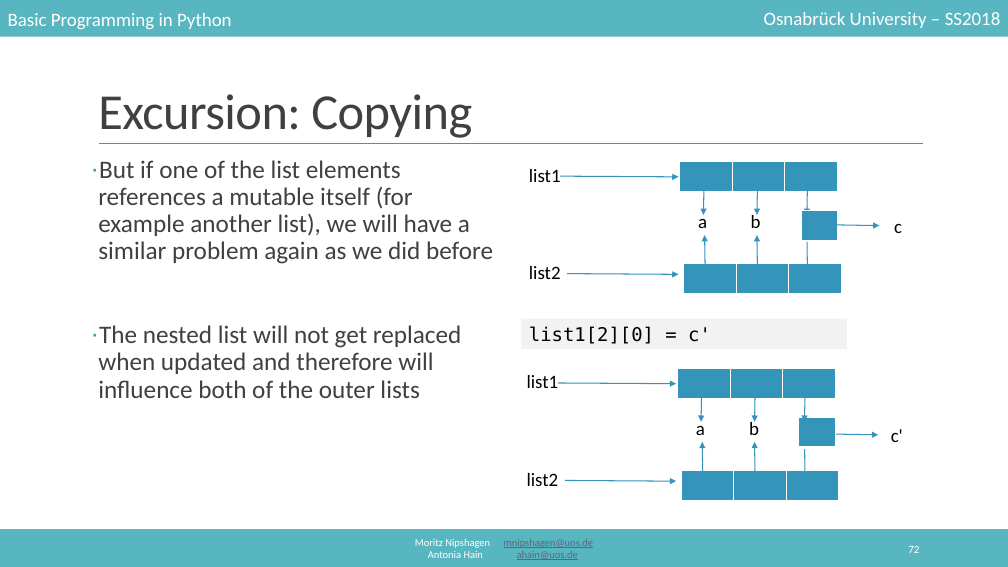
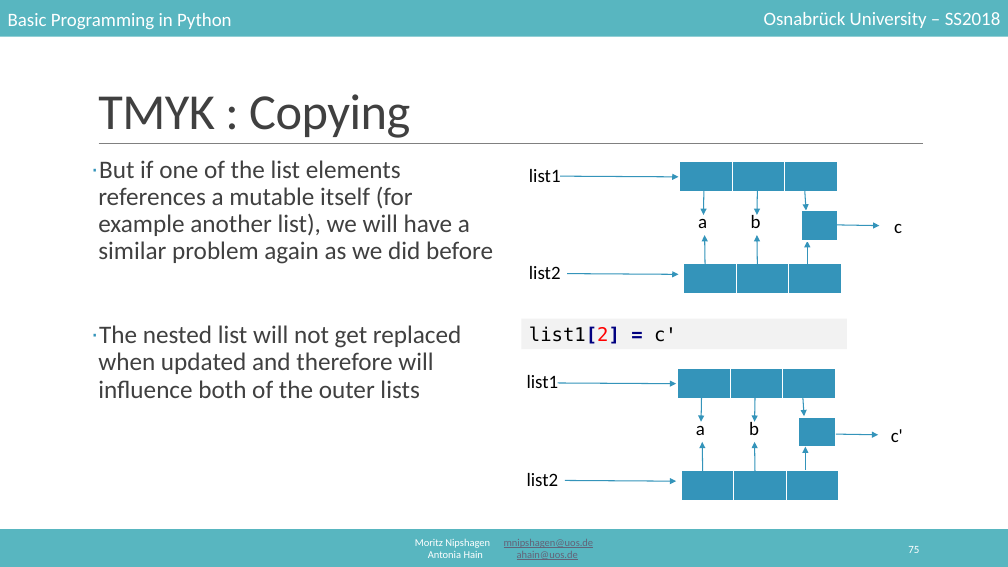
Before and after one commit to mnipshagen/monty, a slide deck: slide 75 of 2018/04/04_Lists_and_Collections.pptx (slide 72 before the commit). Drawn at 1008x567 pixels with LibreOffice and Linux fonts; fonts in the diff are those of the drawing. Boxes give left, top, right and bottom in pixels: in the first picture for what was removed or moved away, otherwise in the second. Text is boxed around its words. In the diff, an @@ line names an element or a change of style, - is before the commit and + after.

```diff
--- a/2018/04/04_Lists_and_Collections.pptx
+++ b/2018/04/04_Lists_and_Collections.pptx
@@ title at (98, 94, 410, 138): text changed @@
-Excursion: Copying
+TMYK : Copying
@@ arrow moved from (808, 191) - (807, 215) to (805, 190) - (806, 210) @@
@@ arrow moved from (808, 264) - (807, 231) to (808, 264) - (808, 241) @@
@@ text in rectangle at (529, 326, 677, 344): text changed @@
-list1[2][0] = c'
+list1[2] = c'
@@ arrow moved from (805, 397) - (805, 422) to (803, 395) - (805, 416) @@
@@ arrow moved from (805, 471) - (805, 439) to (805, 470) - (805, 447) @@
@@ page number at (908, 546, 919, 553): text changed @@
-72
+75
```
Also in this commit, not shown: 53 other slides changed, 3 slides added, 1 other file.
